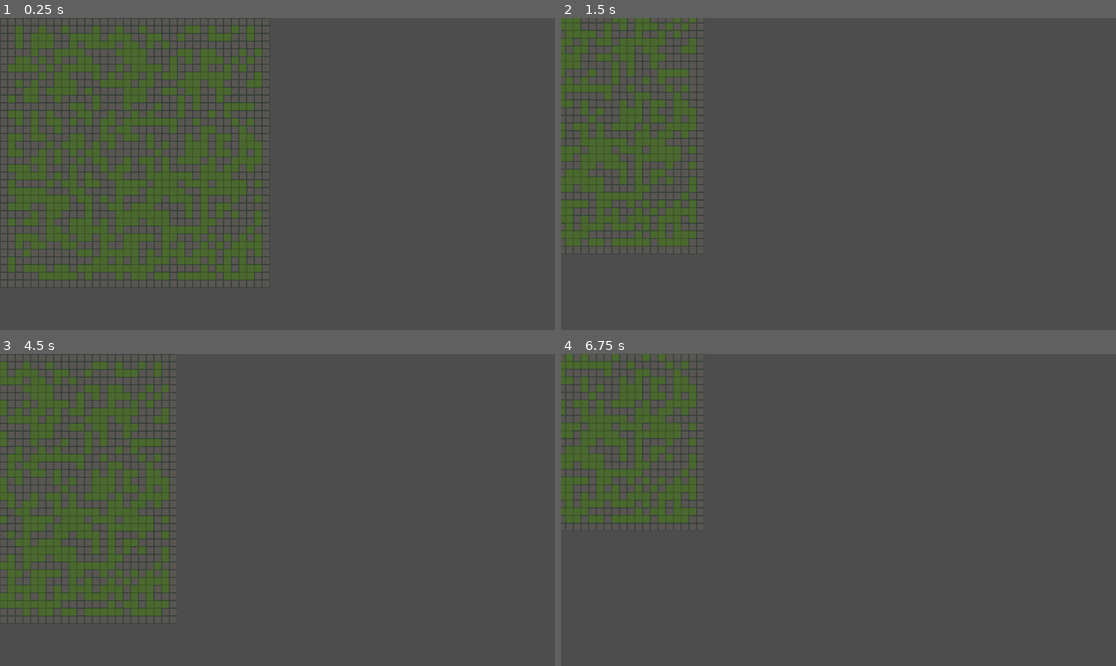
Above: before the commit, frames 1-4 (two rows, left to right).
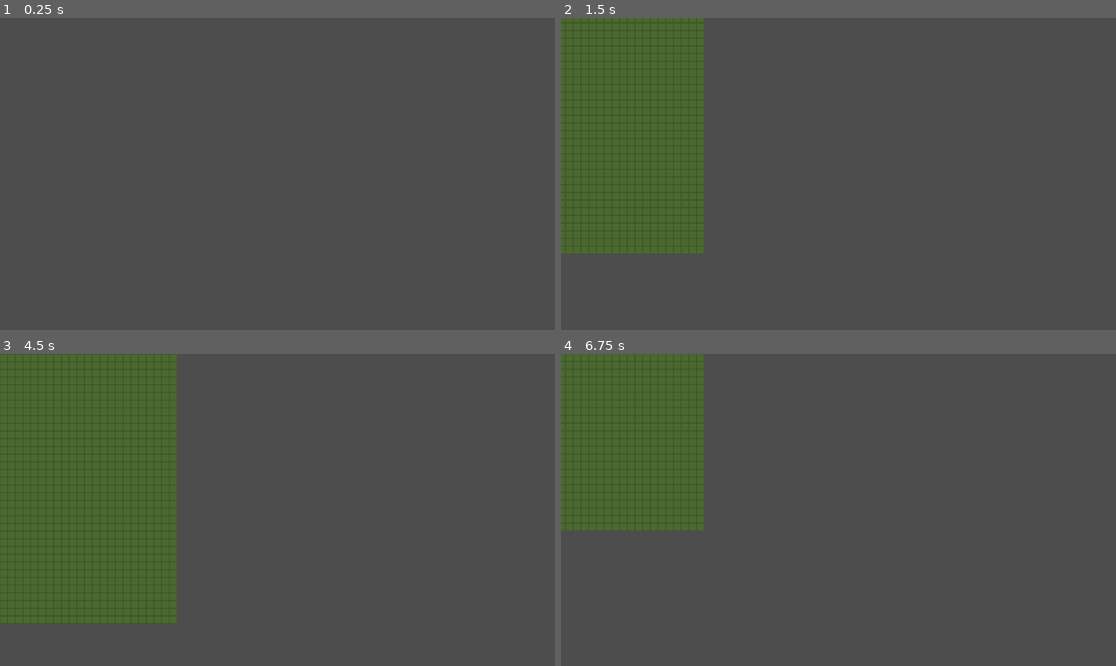
Above: after the commit, the same moments.

Repository: Roi-Eshuk/Godot_Generador_Cuevas
Game: Godot game, scene res://generador.tscn
Same seed, same stepped clock (60 frames per second), same inputs: the game is played once before the commit and once after it.
Inputs:
- Up to frame 1 (0.25 s): no input
- Up to frame 2 (1.5 s): tap Enter (ui_accept) at 0.5, 1.35 s; hold Right (ui_right) 0.53-1.28 s; hold Enter (ui_accept) 0.53-1.28 s; tap Ctrl (ui_siguiente, bound only after the commit) at 0.6 s; hold Down (ui_down) from 1.28 s (still down)
- Up to frame 3 (4.5 s): tap Enter (ui_accept) at 1.52, 1.82, 3.02, 3.32 s; tap Ctrl (ui_siguiente, bound only after the commit) at 1.55, 2.1, 2.85, 4.35 s; release Down (ui_down) at 2.03 s; hold Right (ui_right) 2.03-2.78 s; hold Enter (ui_accept) 2.03-2.78 s; hold Up (ui_up) 2.78-3.53 s; hold Enter (ui_accept) 3.53-4.28 s; hold Left (ui_left) from 3.53 s (still down)
- Up to frame 4 (6.75 s): tap Enter (ui_accept) at 4.52, 4.82, 5.85, 6.02, 6.32 s; release Left (ui_left) at 5.03 s; hold Down (ui_down) 5.03-5.78 s; hold Enter (ui_accept) 5.03-5.78 s; tap Ctrl (ui_siguiente, bound only after the commit) at 5.1, 6.05, 6.6 s; hold Right (ui_right) 5.78-6.53 s; hold Up (ui_up) from 6.53 s (still down); hold Enter (ui_accept) from 6.53 s (still down)

The runs differ from the first frame. In frame 1, 22% of the frame differs, in the area x 0-49%, y 0-87%; in frame 2, 9.2%; in frame 3, 14%; in frame 4, 6.7%.

Commit message:
Modo revisión
- Variables de modo revisión

- Configuración de Ctrl para dar siguiente paso

- Se agregó función Esperar_teclado

- Se agregó función _Input

- Se agregó función generar_cueva

- Se agregó función reestablecer_variables

- Modificación en función _ready

Diff:
--- a/generador.gd
+++ b/generador.gd
@@ -1,4 +1,8 @@
 extends Node2D
+
+#Modo revisión
+@export var modo_revision: bool = true
+var corriendo_revision: bool = false
 
 #Cámara
 @onready var camara: Camera2D = $Camera2D
@@ -24,10 +28,10 @@
 	mover_camara(delta)
 
 func _ready() -> void:
-	formar_matriz(cueva, ancho, alto, 0)
-	formar_matriz(pivote, ancho, alto, 0)
-	llenar_cueva()
-	dibujar_cueva()
+	if not modo_revision:
+		generar_cueva()
+	else:
+		print("Corriendo en modo de revisión. Presiona ENTER para iniciar.")
 
 func mover_camara(delta: float) -> void:
 	var dir_camara = Vector2.ZERO
@@ -35,6 +39,37 @@
 	dir_camara.y = int(Input.is_action_pressed("ui_down")) - int(Input.is_action_pressed("ui_up"))
 	if dir_camara != Vector2.ZERO:
 		camara.position += dir_camara * velocidad_camara * delta
+
+func _input(event) -> void:
+	if OS.is_debug_build() and event.is_action_pressed("ui_accept") and not corriendo_revision:
+		corriendo_revision = true
+		generar_cueva()
+
+func esperar_teclado(mensaje: String = "Siguiente paso.") -> void:
+	if OS.is_debug_build() and modo_revision and corriendo_revision:
+		dibujar_cueva(cueva)
+		print("SIGUIENTE PASO: " + mensaje)
+		while true:
+			await get_tree().process_frame
+			if Input.is_action_just_pressed("ui_siguiente"):
+				break
+
+func generar_cueva() -> void:
+
+	await esperar_teclado("Reestablecer variables.")
+	reestablecer_variables()
+
+	await esperar_teclado("Llenar cueva.")
+	llenar_cueva(cueva)
+
+	await esperar_teclado("¡Cueva terminada! Preseiona ENTER para empezar de nuevo.")
+	corriendo_revision = false
+
+func reestablecer_variables() -> void:
+	formar_matriz(cueva, ancho, alto, 0)
+	formar_matriz(pivote, ancho, alto, 0)
+	if OS.is_debug_build() and modo_revision:
+		print("Variables reestablecidas.")
 
 func formar_matriz(matriz: Array, filas: int = ancho, columnas: int = alto, valor: int = 0) -> Array:
 	matriz.clear()
--- a/project.godot
+++ b/project.godot
@@ -14,3 +14,11 @@
 run/main_scene="uid://d2fufbqldvv8n"
 config/features=PackedStringArray("4.4", "Forward Plus")
 config/icon="res://icon.svg"
+
+[input]
+
+ui_siguiente={
+"deadzone": 0.2,
+"events": [Object(InputEventKey,"resource_local_to_scene":false,"resource_name":"","device":-1,"window_id":0,"alt_pressed":false,"shift_pressed":false,"ctrl_pressed":false,"meta_pressed":false,"pressed":false,"keycode":0,"physical_keycode":4194326,"key_label":0,"unicode":0,"location":0,"echo":false,"script":null)
+]
+}
